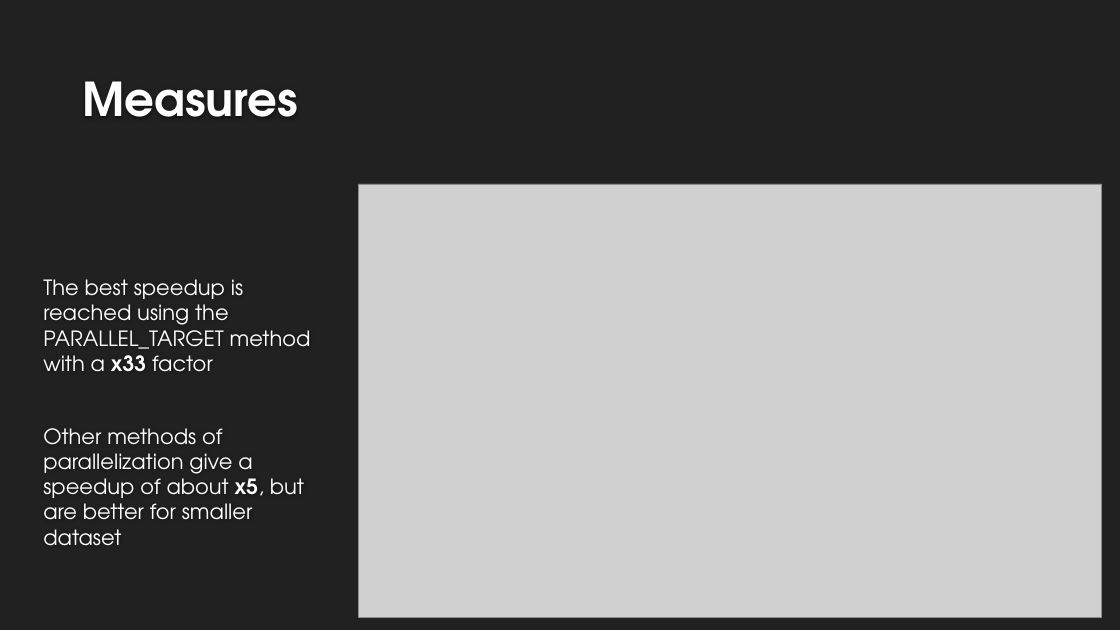
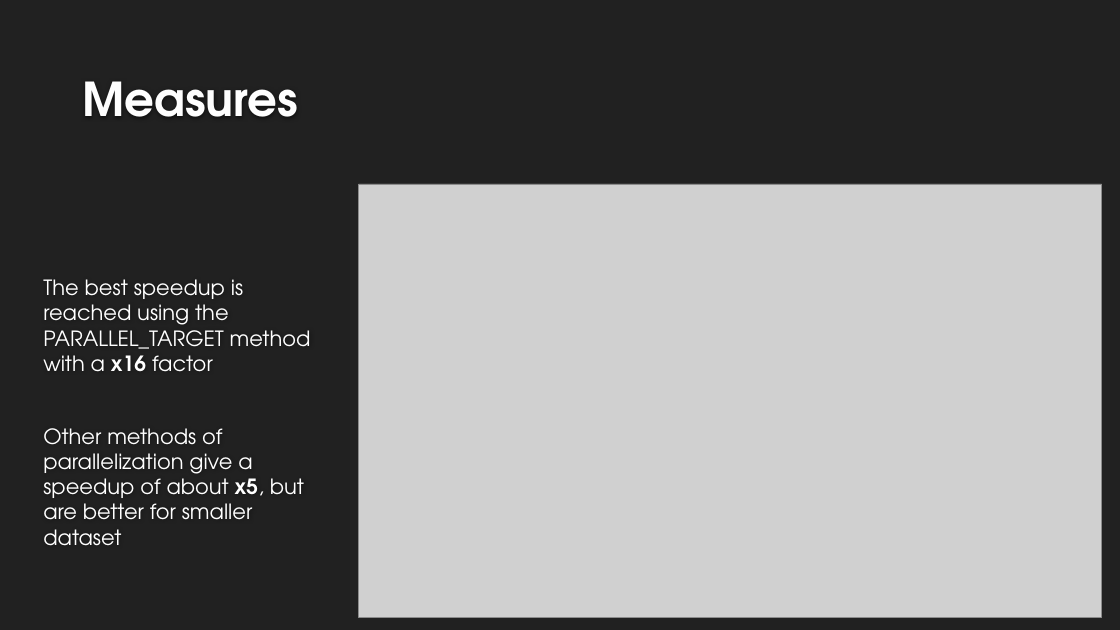
Before and after one commit to magicoderx/hpc-project, a slide deck: slide 6 of Progetto_HPC.pptx. Drawn at 1120x630 pixels with LibreOffice and Linux fonts; fonts in the diff are those of the drawing; grey boxes stand for pictures; background and template pictures are left out. Boxes give left, top, right and bottom in pixels: in the first picture for what was removed or moved away, otherwise in the second. Text is boxed around its words. In the diff, an @@ line names an element or a change of style, - is before the commit and + after.

```diff
--- a/Progetto_HPC.pptx
+++ b/Progetto_HPC.pptx
@@ text at [43, 279, 311, 372]: text changed @@
-The best speedup is reached using the PARALLEL_TARGET method with a x33 factor
+The best speedup is reached using the PARALLEL_TARGET method with a x16 factor
```
Also in this commit, not shown: 4 other slides changed, 1 other file.
